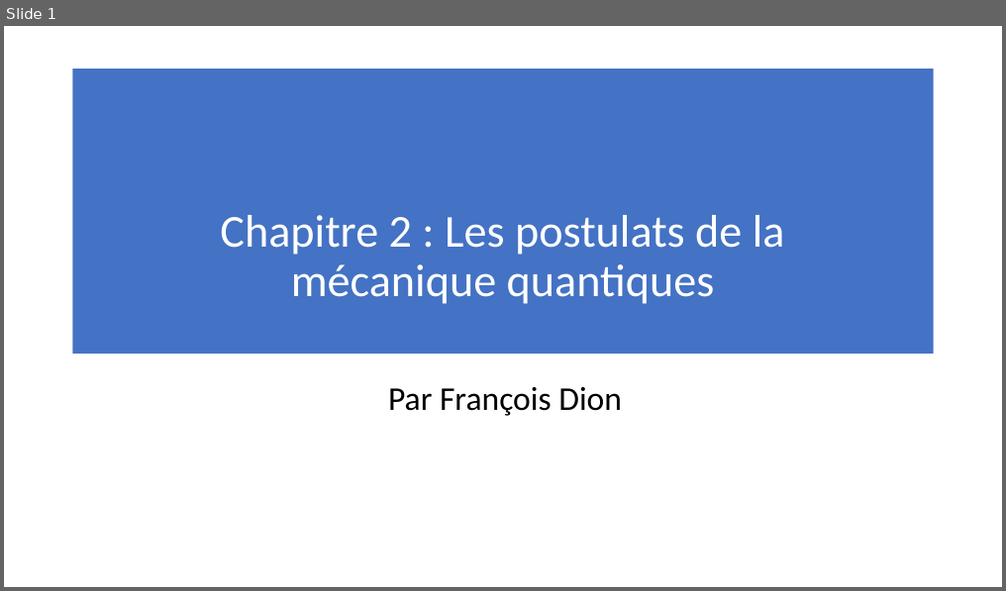
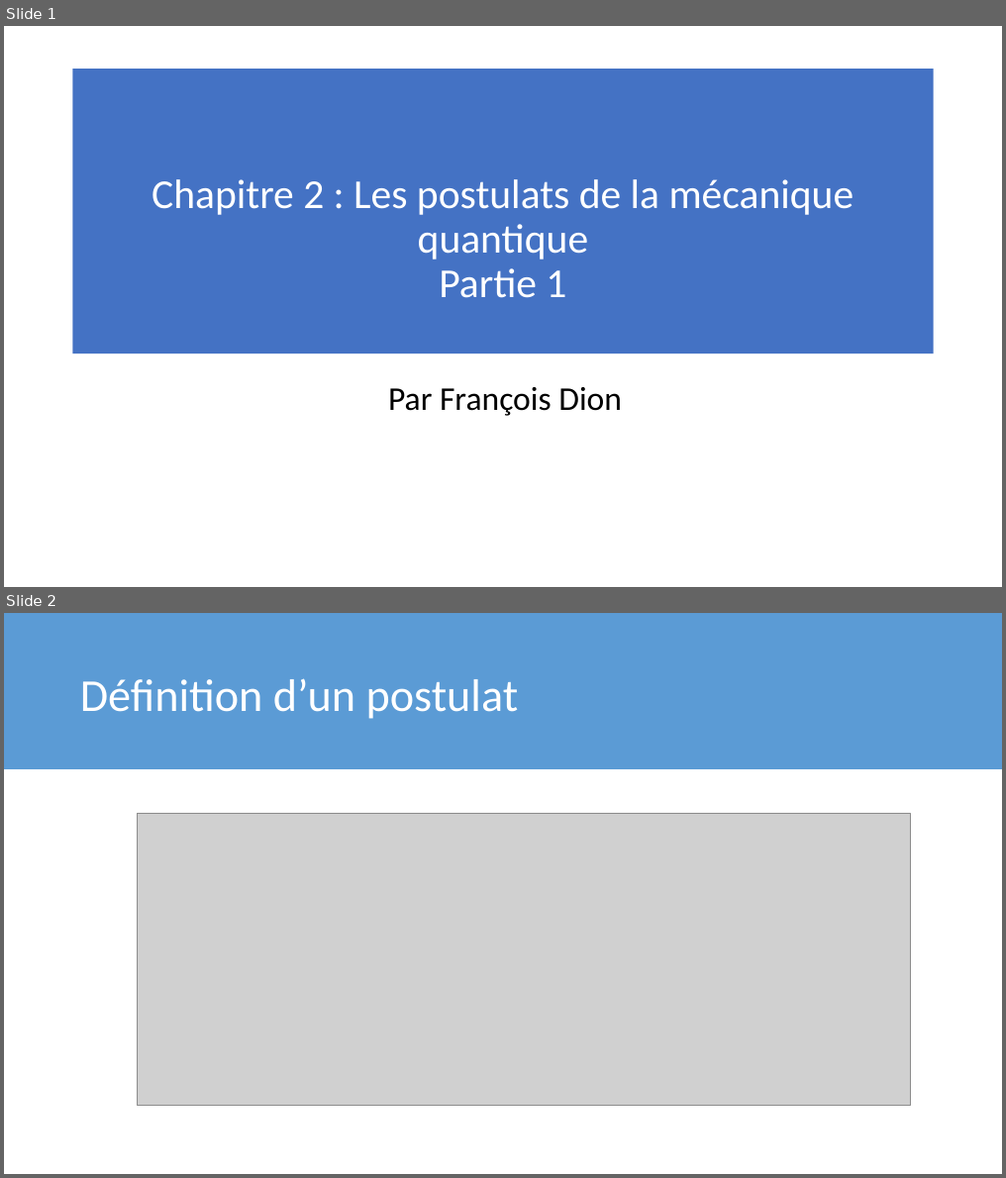
Before and after one commit to meitnerium/theochem, a slide deck: FR/3_Postulats/Postulats.pptx. Shown one above the other, each under a label of ours: slide 1 before the commit, slides 1 and 2 after it. The pictures are 1006x591 and 1006x1178 pixels, drawn with LibreOffice and Linux fonts; fonts in the diff are those of the drawing; grey boxes stand for pictures. Boxes give left, top, right and bottom in pixels: in the first picture for what was removed or moved away, otherwise in the second. Text is boxed around its words. In the diff, an @@ line names an element or a change of style, - is before the commit and + after.

```diff
--- a/FR/3_Postulats/Postulats.pptx
+++ b/FR/3_Postulats/Postulats.pptx
@@ slide 2 added at [4, 613, 1002, 1174], background #FFFFFF @@
@@ rectangle added at [4, 613, 1002, 769], fill #5B9BD5 @@
@@ text added at [80, 678, 519, 719], 44 pt, text #FFFFFF @@
+Définition d’un postulat
@@ picture added at [138, 813, 911, 1106] @@
@@ slide 1 changed as well @@
@@ title at [152, 179, 854, 298]: text changed; size 44 to 39.6 pt @@
-Chapitre 2 : Les postulats de la mécanique quantiques
+Chapitre 2 : Les postulats de la mécanique quantique
+Partie 1
```
Also in this commit, not shown: 10 other slides changed, 16 other slides added, 2 slides removed, 22 other files.
